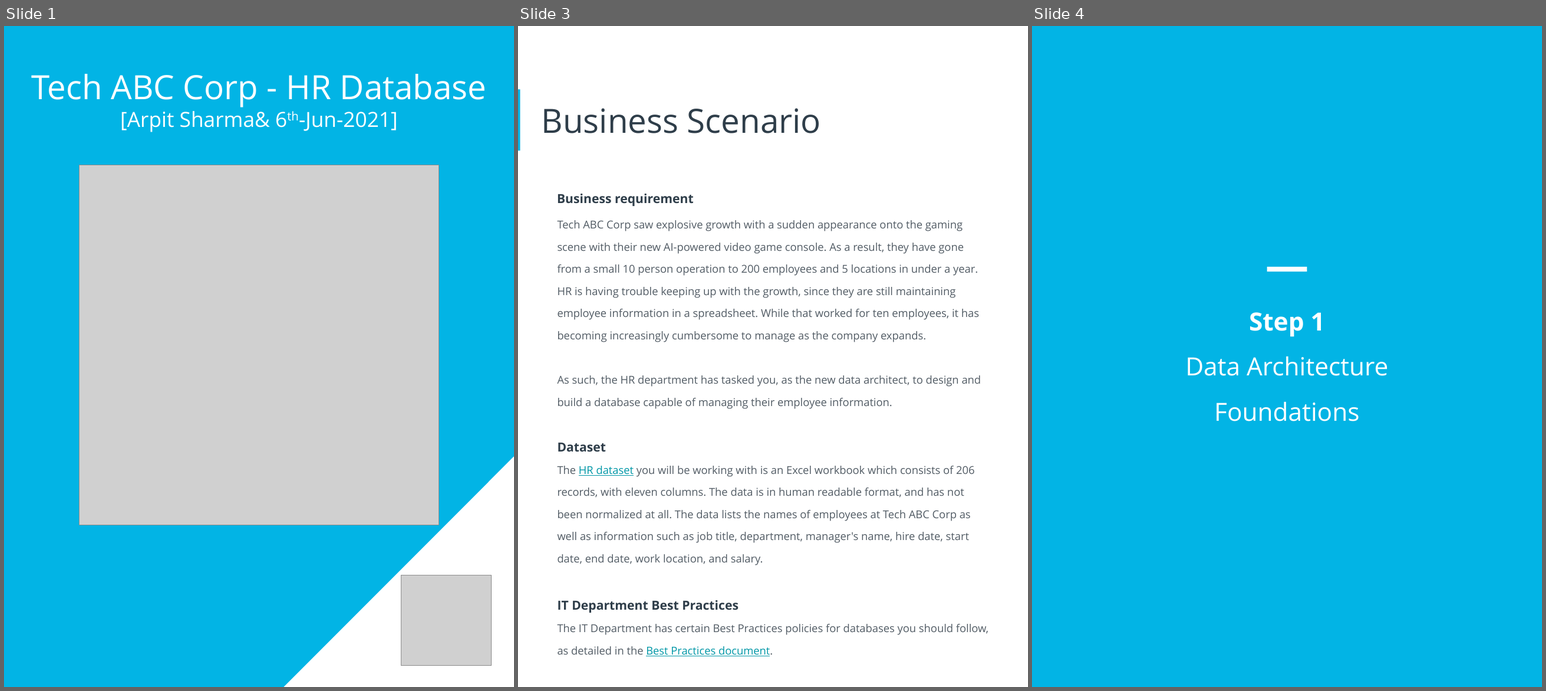
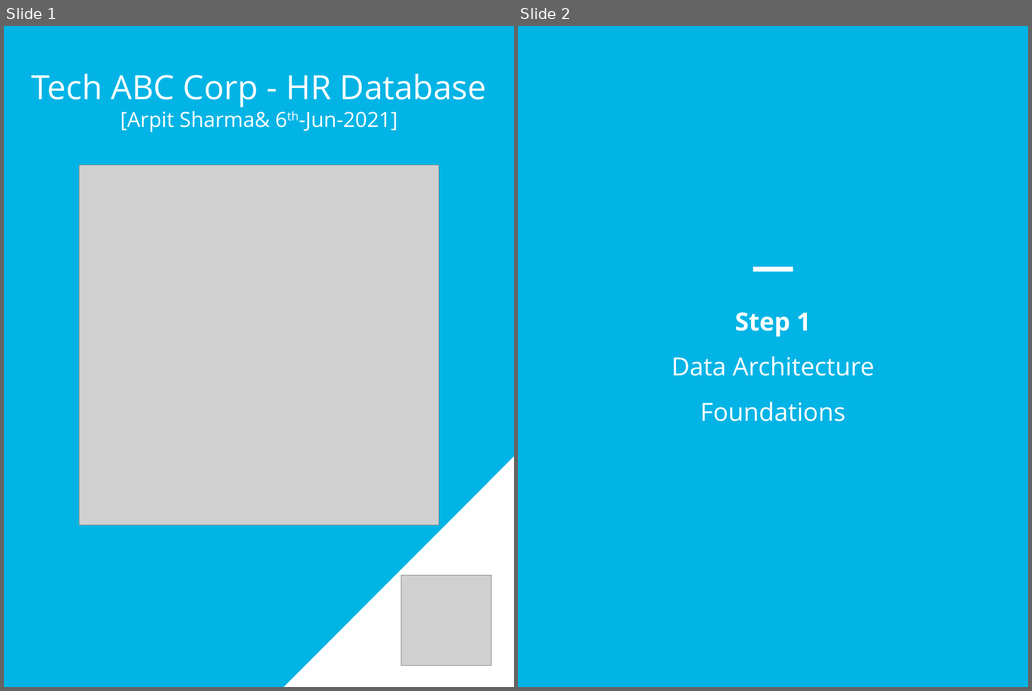
Before and after one commit to arpitsharma9/da-ud-design_hr_db, a slide deck: HR_Dataset_Assignment.pptx. Shown side by side, each under a label of ours: slides 1, 3 and 4 before the commit, slides 1 and 2 after it; the slides between them are not shown. The pictures are 1546x691 and 1032x691 pixels, drawn with LibreOffice and Linux fonts; fonts in the diff are those of the drawing; grey boxes stand for pictures; background and template pictures are left out. Boxes give left, top, right and bottom in pixels: in the first picture for what was removed or moved away, otherwise in the second. Text is boxed around its words. In the diff, an @@ line names an element or a change of style, - is before the commit and + after.

```diff
--- a/HR_Dataset_Assignment.pptx
+++ b/HR_Dataset_Assignment.pptx
@@ slide 3 removed at (518,26,1028,687), background #FFFFFF @@
@@ rectangle removed at (518,89,520,150) @@
@@ title removed at (542,108,821,133) @@
-Business Scenario
@@ text removed at (557,194,989,656) @@
-Business requirement
-Tech ABC Corp saw explosive growth with a sudden appearance onto the gaming scene with their new AI-powered video game console. As a result, they have gone from a small 10 person operation to 200 employees and 5 locations in under a year. HR is having trouble keeping up with the growth, since they are still maintaining employee information in a spreadsheet. While that worked for ten employees, it has becoming increasingly cumbersome to manage as the company expands.
-As such, the HR department has tasked you, as the new data architect, to design and build a database capable of managing their employee information.
-Dataset
-The HR dataset you will be working with is an Excel workbook which consists of 206 records, with eleven columns. The data is in human readable format, and has not been normalized at all. The data lists the names of employees at Tech ABC Corp as well as information such as job title, department, manager's name, hire date, start date, end date, work location, and salary.
-IT Department Best Practices
-The IT Department has certain Best Practices policies for databases you should follow, as detailed in the Best Practices document.
@@ what was slide 4 is now slide 2 @@
```
Also in this commit, not shown: 3 slides changed, 2 slides added, 1 other slide removed, 2 other files.
